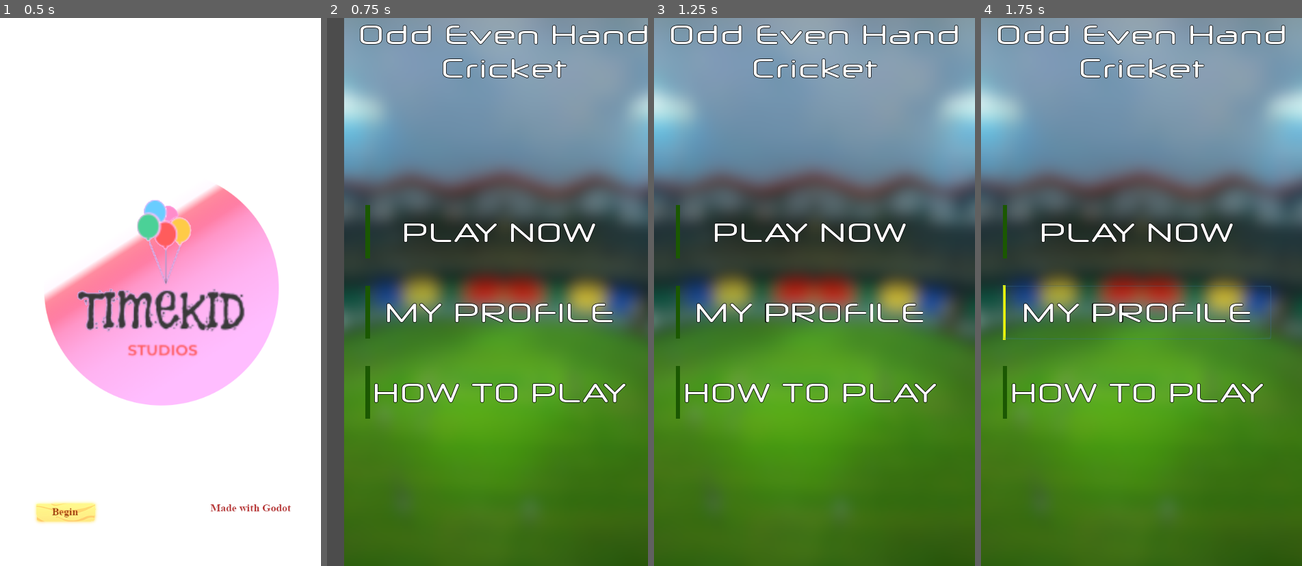
Above: before the commit, frames 1-4 (left to right).
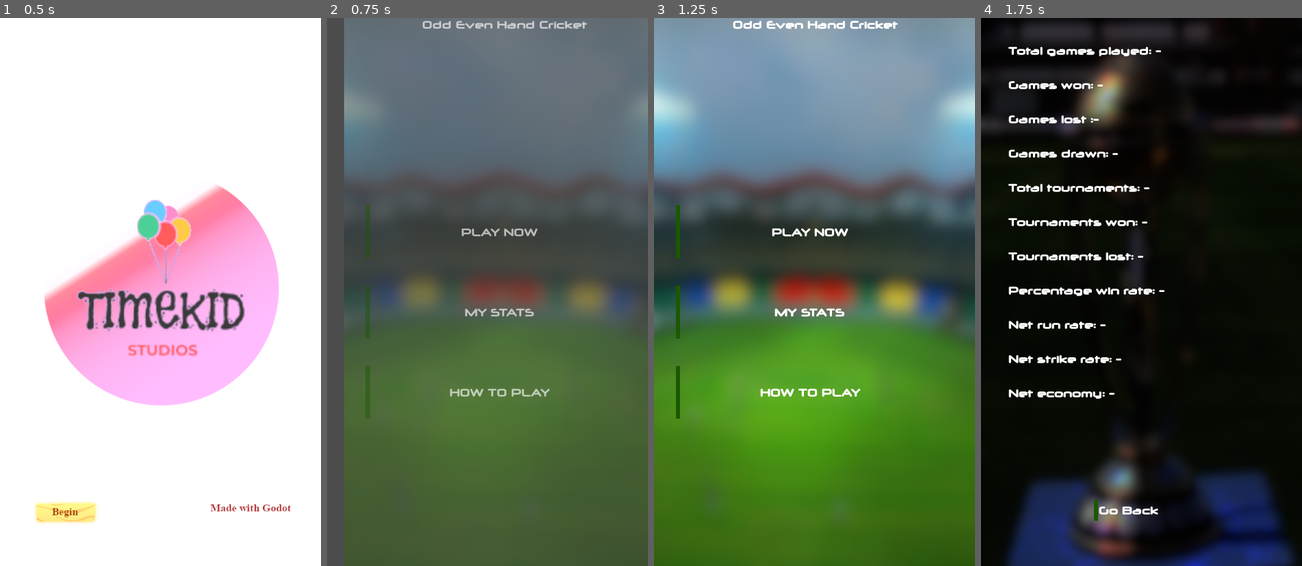
Above: after the commit, the same moments.

Repository: VivekThazhathattil/Simple-Cricket
Game: Godot game, scene res://scenes/loading_screen.tscn
Same seed, same stepped clock (60 frames per second), same inputs: the game is played once before the commit and once after it.
Inputs (mouse positions are in pixels of both pictures, inside the frame that each line leads up to):
- Up to frame 1 (0.5 s): no input
- Up to frame 2 (0.75 s): click (407, 511) at 0.5 s
- Up to frame 3 (1.25 s): no input
- Up to frame 4 (1.75 s): click "MY PROFILE" (after the commit: "MY STATS") at 1.25 s

Frame 1 is identical in both runs. In frame 2, 73% of the frame differs, in the area x 5-100%, y 0-100%; in frame 3, 5.2%; in frame 4, 99%, in the area x 0-100%, y 0-100%.

Commit message:
tourney preset, stats preset add

Diff:
--- a/scenes/base_game.tscn
+++ b/scenes/base_game.tscn
@@ -11,6 +11,7 @@
 [ext_resource path="res://sprites/win_bg.png" type="Texture" id=9]
 [ext_resource path="res://sprites/lose_bg.png" type="Texture" id=10]
 [ext_resource path="res://transition_anim.tscn" type="PackedScene" id=11]
+[ext_resource path="res://texture/button_theme.tres" type="Theme" id=12]
 
 [sub_resource type="DynamicFontData" id=1]
 font_path = "res://other_data/neuropol x rg.ttf"
@@ -33,6 +34,9 @@
 [sub_resource type="DynamicFont" id=6]
 size = 40
 font_data = ExtResource( 5 )
+
+[sub_resource type="Theme" id=75]
+default_font = ExtResource( 7 )
 
 [sub_resource type="DynamicFont" id=7]
 size = 30
@@ -648,13 +652,15 @@
 clip_text = true
 
 [node name="coin_toss" type="Node2D" parent="."]
-position = Vector2( 600, 0 )
 script = ExtResource( 4 )
 
 [node name="ColorRect" type="TextureRect" parent="coin_toss"]
 margin_right = 600.0
 margin_bottom = 1024.0
 texture = ExtResource( 8 )
+__meta__ = {
+"_edit_use_anchors_": false
+}
 
 [node name="toss_text" type="Label" parent="coin_toss"]
 margin_left = 180.0
@@ -673,32 +679,51 @@
 margin_top = 500.0
 margin_right = 529.0
 margin_bottom = 555.0
+theme = ExtResource( 12 )
 custom_constants/separation = 50
 __meta__ = {
 "_edit_use_anchors_": false
 }
 
 [node name="heads" type="Button" parent="coin_toss/coinbox"]
-margin_right = 208.0
-margin_bottom = 55.0
+margin_right = 212.0
+margin_bottom = 65.0
 custom_fonts/font = SubResource( 6 )
 text = "HEADS"
 
 [node name="tails" type="Button" parent="coin_toss/coinbox"]
-margin_left = 258.0
-margin_right = 429.0
-margin_bottom = 55.0
+margin_left = 262.0
+margin_right = 437.0
+margin_bottom = 65.0
 custom_fonts/font = SubResource( 6 )
 text = "TAILS"
 
-[node name="opp_choice" type="AcceptDialog" parent="coin_toss"]
-visible = true
+[node name="opp_choice" type="WindowDialog" parent="coin_toss"]
 margin_left = 50.0
 margin_top = 400.0
 margin_right = 550.0
 margin_bottom = 600.0
-rect_min_size = Vector2( 500, 200 )
-window_title = "You lost the toss"
+rect_min_size = Vector2( 500, 300 )
+theme = SubResource( 75 )
+
+[node name="Label" type="Label" parent="coin_toss/opp_choice"]
+margin_left = 50.0
+margin_top = 50.0
+margin_right = 450.0
+margin_bottom = 80.0
+text = "You lost the toss."
+autowrap = true
+__meta__ = {
+"_edit_use_anchors_": false
+}
+
+[node name="Button" type="Button" parent="coin_toss/opp_choice"]
+margin_left = 220.0
+margin_top = 220.0
+margin_right = 320.0
+margin_bottom = 279.0
+theme = ExtResource( 12 )
+text = "OK!"
 __meta__ = {
 "_edit_use_anchors_": false
 }
@@ -725,6 +750,7 @@
 margin_top = 100.0
 margin_right = 143.0
 margin_bottom = 126.0
+theme = ExtResource( 12 )
 custom_fonts/font = SubResource( 8 )
 text = "Batting"
 __meta__ = {
@@ -736,10 +762,9 @@
 margin_top = 100.0
 margin_right = 418.0
 margin_bottom = 126.0
+theme = ExtResource( 12 )
 custom_fonts/font = SubResource( 9 )
 text = "Bowling"
-
-[node name="transition_anim" parent="coin_toss" instance=ExtResource( 11 )]
 
 [node name="you_won" type="Node2D" parent="."]
 visible = false
@@ -875,6 +900,8 @@
 __meta__ = {
 "_edit_use_anchors_": false
 }
+
+[node name="transition_anim" parent="." instance=ExtResource( 11 )]
 [connection signal="pressed" from="button_array/Button1" to="button_array" method="_on_Button1_pressed"]
 [connection signal="pressed" from="button_array/Button2" to="button_array" method="_on_Button2_pressed"]
 [connection signal="pressed" from="button_array/Button3" to="button_array" method="_on_Button3_pressed"]
@@ -887,7 +914,7 @@
 [connection signal="pressed" from="button_array/Button10" to="button_array" method="_on_Button10_pressed"]
 [connection signal="pressed" from="coin_toss/coinbox/heads" to="coin_toss" method="_on_heads_pressed"]
 [connection signal="pressed" from="coin_toss/coinbox/tails" to="coin_toss" method="_on_tails_pressed"]
-[connection signal="confirmed" from="coin_toss/opp_choice" to="coin_toss" method="_on_opp_choice_confirmed"]
+[connection signal="pressed" from="coin_toss/opp_choice/Button" to="coin_toss" method="_on_opp_choice_confirmed"]
 [connection signal="pressed" from="coin_toss/player_choice/Batting" to="coin_toss" method="_on_Batting_pressed"]
 [connection signal="pressed" from="coin_toss/player_choice/Bowling" to="coin_toss" method="_on_Bowling_pressed"]
 [connection signal="pressed" from="you_won/continue" to="." method="_on_continue_pressed"]
--- a/scenes/coin_toss.gd
+++ b/scenes/coin_toss.gd
@@ -5,8 +5,7 @@
 var _player_batting
 
 func _ready():
-	pass # Replace with function body.
-
+	pass
 func _final_action():
 	queue_free()
 
@@ -18,7 +17,7 @@
 	else:
 		dec = "bowl"
 		_player_batting = true
-	$opp_choice.set_text("You lost the toss! Opponent has chosen to " + str(dec) + " first.")
+	$opp_choice/Label.set_text("You lost the toss! Opponent has chosen to " + str(dec) + " first.")
 	$coinbox.visible = false
 
 func _pop_up_select_batting():
--- a/scenes/game_mode.gd
+++ b/scenes/game_mode.gd
@@ -19,3 +19,7 @@
 
 func _on_go_back_pressed():
 	get_tree().change_scene("res://scenes/menu.tscn")
+
+func _on_tournaments_pressed():
+	ins = load("res://scenes/tournaments.tscn").instance()
+	self.add_child(ins)
--- a/scenes/game_mode.tscn
+++ b/scenes/game_mode.tscn
@@ -6,6 +6,7 @@
 [ext_resource path="res://transition_anim.tscn" type="PackedScene" id=4]
 
 [node name="game_mode" type="Node2D"]
+modulate = Color( 1, 1, 1, 0 )
 position = Vector2( 600, 0 )
 script = ExtResource( 1 )
 
@@ -27,23 +28,23 @@
 
 [node name="single_player" type="Button" parent="Container"]
 margin_right = 500.0
-margin_bottom = 77.0
+margin_bottom = 50.0
 rect_min_size = Vector2( 0, 50 )
 theme = ExtResource( 3 )
 text = "Single Player"
 
 [node name="multiplayer" type="Button" parent="Container"]
-margin_top = 127.0
+margin_top = 100.0
 margin_right = 500.0
-margin_bottom = 204.0
+margin_bottom = 150.0
 rect_min_size = Vector2( 0, 50 )
 theme = ExtResource( 3 )
 text = "Multiplayer"
 
 [node name="tours" type="Button" parent="Container"]
-margin_top = 254.0
+margin_top = 200.0
 margin_right = 500.0
-margin_bottom = 331.0
+margin_bottom = 250.0
 rect_min_size = Vector2( 0, 50 )
 theme = ExtResource( 3 )
 text = "Tours"
@@ -52,9 +53,9 @@
 }
 
 [node name="tournaments" type="Button" parent="Container"]
-margin_top = 381.0
+margin_top = 300.0
 margin_right = 500.0
-margin_bottom = 458.0
+margin_bottom = 350.0
 rect_min_size = Vector2( 0, 50 )
 theme = ExtResource( 3 )
 text = "Tournaments"
@@ -73,4 +74,5 @@
 
 [node name="transition_anim" parent="." instance=ExtResource( 4 )]
 [connection signal="pressed" from="Container/single_player" to="." method="_on_single_player_pressed"]
+[connection signal="pressed" from="Container/tournaments" to="." method="_on_tournaments_pressed"]
 [connection signal="pressed" from="go_back" to="." method="_on_go_back_pressed"]
--- /dev/null
+++ b/scenes/how_to_play.tscn
@@ -0,0 +1,3 @@
+[gd_scene format=2]
+
+[node name="how_to_play" type="Node2D"]
--- a/scenes/menu.gd
+++ b/scenes/menu.gd
@@ -1,6 +1,9 @@
 extends Node2D
 var no_overs = 1
 var new_game = preload("res://scenes/base_game.tscn")
+var my_stats = preload("res://scenes/my_stats.tscn")
+var how_to_play = preload("res://scenes/how_to_play.tscn")
+
 func _ready():
 	print(self.get_path())
 	pass
@@ -8,4 +11,11 @@
 func _on_PLAY_NOW_pressed():
 	var ins = load("res://scenes/game_mode.tscn").instance()
 	self.add_child(ins)
-	#get_tree().change_scene("res://scenes/game_mode.tscn")
+
+func _on_MY_PROFILE_pressed():
+	var ins = my_stats.instance()
+	self.add_child(ins)
+
+func _on_HOW_TO_PLAY_pressed():
+	var ins = how_to_play.instance()
+	self.add_child(ins)
--- a/scenes/menu.tscn
+++ b/scenes/menu.tscn
@@ -7,6 +7,7 @@
 [ext_resource path="res://transition_anim.tscn" type="PackedScene" id=5]
 
 [node name="menu" type="Node2D"]
+modulate = Color( 1, 1, 1, 0 )
 position = Vector2( 600, 0 )
 script = ExtResource( 3 )
 
@@ -43,7 +44,7 @@
 }
 
 [node name="PLAY NOW" type="Button" parent="Container"]
-margin_right = 506.0
+margin_right = 502.0
 margin_bottom = 100.0
 rect_min_size = Vector2( 300, 100 )
 theme = ExtResource( 4 )
@@ -55,19 +56,19 @@
 
 [node name="MY PROFILE" type="Button" parent="Container"]
 margin_top = 150.0
-margin_right = 506.0
+margin_right = 502.0
 margin_bottom = 250.0
 rect_min_size = Vector2( 0, 100 )
 theme = ExtResource( 4 )
 custom_fonts/font = ExtResource( 1 )
-text = "MY PROFILE"
+text = "MY STATS"
 __meta__ = {
 "_edit_use_anchors_": false
 }
 
 [node name="HOW TO PLAY" type="Button" parent="Container"]
 margin_top = 300.0
-margin_right = 506.0
+margin_right = 502.0
 margin_bottom = 400.0
 rect_min_size = Vector2( 0, 100 )
 theme = ExtResource( 4 )
@@ -79,3 +80,5 @@
 
 [node name="transition_anim" parent="." instance=ExtResource( 5 )]
 [connection signal="pressed" from="Container/PLAY NOW" to="." method="_on_PLAY_NOW_pressed"]
+[connection signal="pressed" from="Container/MY PROFILE" to="." method="_on_MY_PROFILE_pressed"]
+[connection signal="pressed" from="Container/HOW TO PLAY" to="." method="_on_HOW_TO_PLAY_pressed"]
--- /dev/null
+++ b/scenes/my_stats.gd
@@ -0,0 +1,20 @@
+extends Node2D
+
+
+# Declare member variables here. Examples:
+# var a = 2
+# var b = "text"
+
+
+# Called when the node enters the scene tree for the first time.
+func _ready():
+	pass # Replace with function body.
+
+
+# Called every frame. 'delta' is the elapsed time since the previous frame.
+#func _process(delta):
+#	pass
+
+
+func _on_go_back_pressed():
+	get_tree().change_scene("res://scenes/menu.tscn")
--- /dev/null
+++ b/scenes/my_stats.tscn
@@ -0,0 +1,163 @@
+[gd_scene load_steps=7 format=2]
+
+[ext_resource path="res://texture/button_theme.tres" type="Theme" id=1]
+[ext_resource path="res://sprites/my_stats_bg.png" type="Texture" id=2]
+[ext_resource path="res://texture/font.tres" type="DynamicFont" id=3]
+[ext_resource path="res://texture/small_font_theme.tres" type="Theme" id=4]
+[ext_resource path="res://scenes/my_stats.gd" type="Script" id=5]
+[ext_resource path="res://transition_anim.tscn" type="PackedScene" id=6]
+
+[node name="stats_page" type="Node2D"]
+modulate = Color( 1, 1, 1, 0 )
+position = Vector2( 600, 0 )
+script = ExtResource( 5 )
+
+[node name="TextureRect" type="TextureRect" parent="."]
+margin_right = 40.0
+margin_bottom = 40.0
+texture = ExtResource( 2 )
+__meta__ = {
+"_edit_use_anchors_": false
+}
+
+[node name="my_stats" type="ScrollContainer" parent="."]
+margin_left = 50.0
+margin_top = 50.0
+margin_right = 550.0
+margin_bottom = 850.0
+rect_min_size = Vector2( 500, 800 )
+__meta__ = {
+"_edit_use_anchors_": false
+}
+
+[node name="my_profile" type="VBoxContainer" parent="my_stats"]
+margin_right = 308.0
+margin_bottom = 675.0
+custom_constants/separation = 40
+__meta__ = {
+"_edit_use_anchors_": false
+}
+
+[node name="total_games" type="Label" parent="my_stats/my_profile"]
+margin_right = 308.0
+margin_bottom = 25.0
+theme = ExtResource( 4 )
+custom_fonts/font = ExtResource( 3 )
+text = "Total games played: -"
+__meta__ = {
+"_edit_use_anchors_": false
+}
+
+[node name="games_won" type="Label" parent="my_stats/my_profile"]
+margin_top = 65.0
+margin_right = 308.0
+margin_bottom = 90.0
+theme = ExtResource( 4 )
+text = "Games won: -"
+__meta__ = {
+"_edit_use_anchors_": false
+}
+
+[node name="games_lost" type="Label" parent="my_stats/my_profile"]
+margin_top = 130.0
+margin_right = 308.0
+margin_bottom = 155.0
+theme = ExtResource( 4 )
+text = "Games lost :-"
+__meta__ = {
+"_edit_use_anchors_": false
+}
+
+[node name="games_drawn" type="Label" parent="my_stats/my_profile"]
+margin_top = 195.0
+margin_right = 308.0
+margin_bottom = 220.0
+theme = ExtResource( 4 )
+text = "Games drawn: -"
+__meta__ = {
+"_edit_use_anchors_": false
+}
+
+[node name="total_tournaments2" type="Label" parent="my_stats/my_profile"]
+margin_top = 260.0
+margin_right = 308.0
+margin_bottom = 285.0
+theme = ExtResource( 4 )
+text = "Total tournaments: -"
+__meta__ = {
+"_edit_use_anchors_": false
+}
+
+[node name="tournaments won" type="Label" parent="my_stats/my_profile"]
+margin_top = 325.0
+margin_right = 308.0
+margin_bottom = 350.0
+theme = ExtResource( 4 )
+text = "Tournaments won: -"
+__meta__ = {
+"_edit_use_anchors_": false
+}
+
+[node name="tournaments lost" type="Label" parent="my_stats/my_profile"]
+margin_top = 390.0
+margin_right = 308.0
+margin_bottom = 415.0
+theme = ExtResource( 4 )
+text = "Tournaments lost: -"
+__meta__ = {
+"_edit_use_anchors_": false
+}
+
+[node name="percent_win_rate" type="Label" parent="my_stats/my_profile"]
+margin_top = 455.0
+margin_right = 308.0
+margin_bottom = 480.0
+theme = ExtResource( 4 )
+text = "Percentage win rate: -"
+__meta__ = {
+"_edit_use_anchors_": false
+}
+
+[node name="net_run_rate" type="Label" parent="my_stats/my_profile"]
+margin_top = 520.0
+margin_right = 308.0
+margin_bottom = 545.0
+theme = ExtResource( 4 )
+text = "Net run rate: -"
+__meta__ = {
+"_edit_use_anchors_": false
+}
+
+[node name="strike_rate" type="Label" parent="my_stats/my_profile"]
+margin_top = 585.0
+margin_right = 308.0
+margin_bottom = 610.0
+theme = ExtResource( 4 )
+text = "Net strike rate: -"
+__meta__ = {
+"_edit_use_anchors_": false
+}
+
+[node name="economy" type="Label" parent="my_stats/my_profile"]
+margin_top = 650.0
+margin_right = 308.0
+margin_bottom = 675.0
+theme = ExtResource( 4 )
+text = "Net economy: -"
+__meta__ = {
+"_edit_use_anchors_": false
+}
+
+[node name="go_back" type="Button" parent="."]
+margin_left = 210.0
+margin_top = 900.0
+margin_right = 341.0
+margin_bottom = 941.0
+theme = ExtResource( 1 )
+text = "Go Back"
+__meta__ = {
+"_edit_use_anchors_": false
+}
+
+[node name="transition_anim" parent="." instance=ExtResource( 6 )]
+[connection signal="pressed" from="go_back" to="." method="_on_go_back_pressed"]
--- a/scenes/single_player.gd
+++ b/scenes/single_player.gd
@@ -9,31 +9,29 @@
 #func _process(delta):
 #	pass
 
+func _do_this_after_button_press():
+	ins = get_node("/root/menu").new_game.instance()
+	get_node("/root/menu").add_child(ins)
 
 func _on_one_over_pressed():
 	get_node("/root/menu").no_overs = 1
-	ins = get_node("/root/menu").new_game.instance()
-	get_node("/root/menu").add_child(ins)
+	_do_this_after_button_press()
 
 func _on_five_overs_pressed():
 	get_node("/root/menu").no_overs = 5
-	ins = get_node("/root/menu").new_game.instance()
-	get_node("/root/menu").add_child(ins)
+	_do_this_after_button_press()
 
 func _on_10_overs_pressed():
 	get_node("/root/menu").no_overs = 10
-	ins = get_node("/root/menu").new_game.instance()
-	get_node("/root/menu").add_child(ins)
+	_do_this_after_button_press()
 
 func _on_20_overs_pressed():
 	get_node("/root/menu").no_overs = 20
-	ins = get_node("/root/menu").new_game.instance()
-	get_node("/root/menu").add_child(ins)
+	_do_this_after_button_press()
 
 func _on_Limitless_pressed():
 	get_node("/root/menu").no_overs = 1000
-	ins = get_node("/root/menu").new_game.instance()
-	get_node("/root/menu").add_child(ins)
+	_do_this_after_button_press()
 
 func _on_Custom_pressed():
 	pass # Replace with function body.
--- a/scenes/single_player.tscn
+++ b/scenes/single_player.tscn
@@ -7,6 +7,7 @@
 [ext_resource path="res://transition_anim.tscn" type="PackedScene" id=5]
 
 [node name="single_player" type="Node2D"]
+modulate = Color( 1, 1, 1, 0 )
 position = Vector2( 600, 0 )
 script = ExtResource( 1 )
 
@@ -31,43 +32,43 @@
 
 [node name="one_over" type="Button" parent="Container"]
 margin_right = 400.0
-margin_bottom = 77.0
+margin_bottom = 50.0
 rect_min_size = Vector2( 0, 50 )
 theme = ExtResource( 3 )
 custom_fonts/font = ExtResource( 4 )
 text = "1 over"
 
 [node name="five_overs" type="Button" parent="Container"]
-margin_top = 97.0
+margin_top = 70.0
 margin_right = 400.0
-margin_bottom = 174.0
+margin_bottom = 120.0
 rect_min_size = Vector2( 0, 50 )
 theme = ExtResource( 3 )
 custom_fonts/font = ExtResource( 4 )
 text = "5 overs"
 
 [node name="10_overs" type="Button" parent="Container"]
-margin_top = 194.0
+margin_top = 140.0
 margin_right = 400.0
-margin_bottom = 271.0
+margin_bottom = 190.0
 rect_min_size = Vector2( 0, 50 )
 theme = ExtResource( 3 )
 custom_fonts/font = ExtResource( 4 )
 text = "10 overs"
 
 [node name="20_overs" type="Button" parent="Container"]
-margin_top = 291.0
+margin_top = 210.0
 margin_right = 400.0
-margin_bottom = 368.0
+margin_bottom = 260.0
 rect_min_size = Vector2( 0, 50 )
 theme = ExtResource( 3 )
 custom_fonts/font = ExtResource( 4 )
 text = "20 overs"
 
 [node name="Test" type="Button" parent="Container"]
-margin_top = 388.0
+margin_top = 280.0
 margin_right = 400.0
-margin_bottom = 465.0
+margin_bottom = 330.0
 rect_min_size = Vector2( 0, 50 )
 theme = ExtResource( 3 )
 custom_fonts/font = ExtResource( 4 )
@@ -77,18 +78,18 @@
 }
 
 [node name="Limitless" type="Button" parent="Container"]
-margin_top = 485.0
+margin_top = 350.0
 margin_right = 400.0
-margin_bottom = 562.0
+margin_bottom = 400.0
 rect_min_size = Vector2( 0, 50 )
 theme = ExtResource( 3 )
 custom_fonts/font = ExtResource( 4 )
 text = "Limitless"
 
 [node name="Custom" type="Button" parent="Container"]
-margin_top = 582.0
+margin_top = 420.0
 margin_right = 400.0
-margin_bottom = 659.0
+margin_bottom = 470.0
 rect_min_size = Vector2( 0, 50 )
 theme = ExtResource( 3 )
 custom_fonts/font = ExtResource( 4 )
--- /dev/null
+++ b/scenes/tournaments.gd
@@ -0,0 +1,8 @@
+extends Node2D
+
+# Called when the node enters the scene tree for the first time.
+func _ready():
+	pass # Replace with function body.
+
+func _on_go_back_pressed():
+	get_tree().change_scene("res://scenes/menu.tscn")
--- /dev/null
+++ b/scenes/tournaments.tscn
@@ -0,0 +1,79 @@
+[gd_scene load_steps=5 format=2]
+
+[ext_resource path="res://texture/button_theme.tres" type="Theme" id=1]
+[ext_resource path="res://sprites/tourn_bg.png" type="Texture" id=2]
+[ext_resource path="res://scenes/tournaments.gd" type="Script" id=3]
+[ext_resource path="res://transition_anim.tscn" type="PackedScene" id=4]
+
+[node name="tournaments" type="Node2D"]
+modulate = Color( 1, 1, 1, 0 )
+position = Vector2( 600, 0 )
+script = ExtResource( 3 )
+
+[node name="TextureRect" type="TextureRect" parent="."]
+margin_right = 40.0
+margin_bottom = 40.0
+texture = ExtResource( 2 )
+__meta__ = {
+"_edit_use_anchors_": false
+}
+
+[node name="VBoxContainer" type="VBoxContainer" parent="."]
+margin_left = 50.0
+margin_top = 350.0
+margin_right = 594.0
+margin_bottom = 750.0
+rect_min_size = Vector2( 500, 400 )
+custom_constants/separation = 30
+__meta__ = {
+"_edit_use_anchors_": false
+}
+
+[node name="international_cup" type="Button" parent="VBoxContainer"]
+margin_right = 544.0
+margin_bottom = 50.0
+rect_min_size = Vector2( 0, 50 )
+theme = ExtResource( 1 )
+text = "International Cup"
+align = 0
+
+[node name="T20_international_cup" type="Button" parent="VBoxContainer"]
+margin_top = 80.0
+margin_right = 544.0
+margin_bottom = 130.0
+rect_min_size = Vector2( 0, 50 )
+theme = ExtResource( 1 )
+text = "T20 International Cup"
+align = 0
+
+[node name="Asian_cup" type="Button" parent="VBoxContainer"]
+margin_top = 160.0
+margin_right = 544.0
+margin_bottom = 210.0
+rect_min_size = Vector2( 0, 50 )
+theme = ExtResource( 1 )
+text = "Asian Cup"
+align = 0
+
+[node name="Custom_tournament" type="Button" parent="VBoxContainer"]
+margin_top = 240.0
+margin_right = 544.0
+margin_bottom = 290.0
+rect_min_size = Vector2( 0, 50 )
+theme = ExtResource( 1 )
+text = "Custom Tournament"
+align = 0
+
+[node name="go_back" type="Button" parent="."]
+margin_left = 210.0
+margin_top = 900.0
+margin_right = 429.0
+margin_bottom = 959.0
+theme = ExtResource( 1 )
+text = "Go Back"
+__meta__ = {
+"_edit_use_anchors_": false
+}
+
+[node name="transition_anim" parent="." instance=ExtResource( 4 )]
+[connection signal="pressed" from="go_back" to="." method="_on_go_back_pressed"]
--- a/texture/button_theme.tres
+++ b/texture/button_theme.tres
@@ -173,7 +173,8 @@
 ItemList/styles/cursor_unfocused = null
 ItemList/styles/selected = null
 ItemList/styles/selected_focus = null
-Label/colors/font_color = Color( 0, 0, 0, 1 )
+Label/colors/ = Color( 1, 1, 1, 1 )
+Label/colors/font_color = Color( 1, 1, 1, 1 )
 Label/colors/font_color_shadow = Color( 0, 0, 0, 1 )
 Label/colors/font_outline_modulate = Color( 0, 0, 0, 1 )
 Label/constants/line_spacing = 3
--- a/texture/font.tres
+++ b/texture/font.tres
@@ -3,7 +3,6 @@
 [ext_resource path="res://other_data/neuropol x rg.ttf" type="DynamicFontData" id=1]
 
 [resource]
-size = 50
+size = 20
 outline_size = 1
-outline_color = Color( 0, 0, 0, 1 )
 font_data = ExtResource( 1 )
--- /dev/null
+++ b/texture/small_font_theme.tres
@@ -0,0 +1,7 @@
+[gd_resource type="Theme" load_steps=2 format=2]
+
+[ext_resource path="res://texture/font.tres" type="DynamicFont" id=1]
+
+[resource]
+default_font = ExtResource( 1 )
+Label/colors/ = Color( 0, 0, 0, 1 )
--- a/transition_anim.tscn
+++ b/transition_anim.tscn
@@ -14,6 +14,18 @@
 "update": 0,
 "values": [ Vector2( 600, 0 ), Vector2( 0, 0 ) ]
 }
+tracks/1/type = "value"
+tracks/1/path = NodePath(".:modulate")
+tracks/1/interp = 2
+tracks/1/loop_wrap = true
+tracks/1/imported = false
+tracks/1/enabled = true
+tracks/1/keys = {
+"times": PoolRealArray( 0, 0.4 ),
+"transitions": PoolRealArray( 1, 1 ),
+"update": 0,
+"values": [ Color( 1, 1, 1, 0 ), Color( 1, 1, 1, 1 ) ]
+}
 
 [node name="transition_anim" type="AnimationPlayer"]
 autoplay = "init"
Not shown: 1 places in scenes/base_game.tscn that only renumber resources
Binary file changed: sprites/icon.png
Binary file added: sprites/my_stats_bg.png
Not shown, added: sprites/my_stats_bg.png.import
Binary file added: sprites/tourn_bg.png
Not shown, added: sprites/tourn_bg.png.import
Not shown: 2 places in texture/button_theme.tres that only renumber resources
